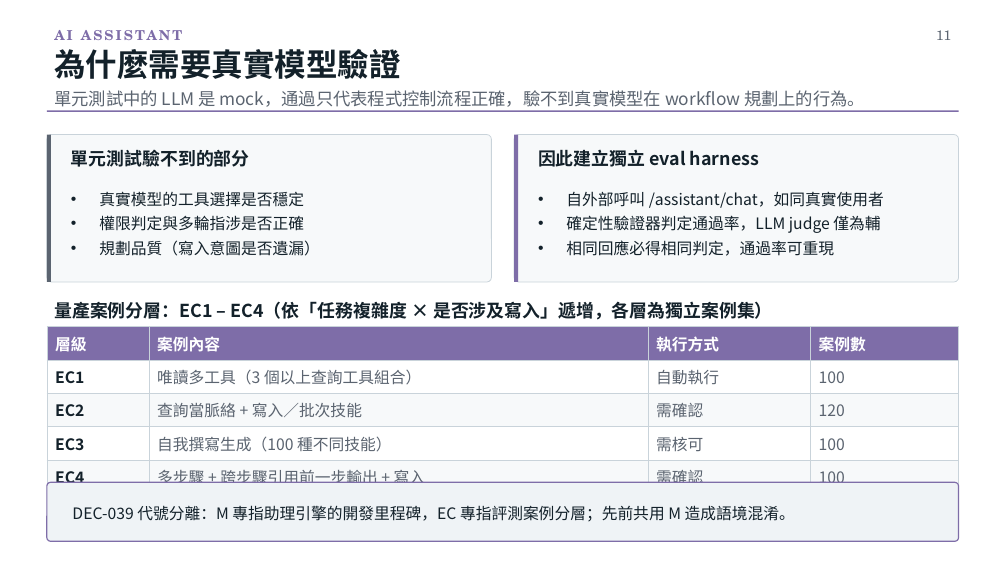
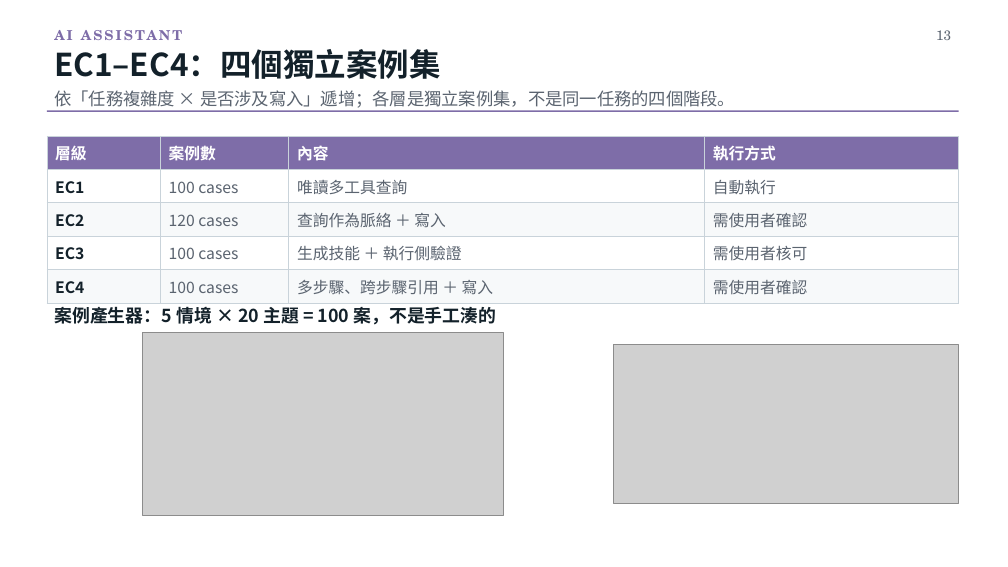
Before and after one commit to billwu101/CloudDrive, a slide deck: slide 13 of doc/ppt/CloudDrive_專題報告_v3.0.pptx (slide 11 before the commit). Drawn at 1008x567 pixels with LibreOffice and Linux fonts; fonts in the diff are those of the drawing; grey boxes stand for pictures. Boxes give left, top, right and bottom in pixels: in the first picture for what was removed or moved away, otherwise in the second. Text is boxed around its words. In the diff, an @@ line names an element or a change of style, - is before the commit and + after.

```diff
--- a/doc/ppt/CloudDrive_專題報告_v3.0.pptx
+++ b/doc/ppt/CloudDrive_專題報告_v3.0.pptx
@@ text at (x1=54, y1=49, x2=440, y2=79): text changed @@
-為什麼需要真實模型驗證
+EC1–EC4：四個獨立案例集
@@ text at (x1=936, y1=30, x2=951, y2=40): text changed @@
-11
+13
@@ text at (x1=54, y1=90, x2=735, y2=111): text changed @@
-單元測試中的 LLM 是 mock，通過只代表程式控制流程正確，驗不到真實模型在 workflow 規劃上的行為。
+依「任務複雜度 × 是否涉及寫入」遞增；各層是獨立案例集，不是同一任務的四個階段。
@@ rounded rectangle removed at (x1=47, y1=135, x2=492, y2=282) @@
@@ rectangle removed at (x1=47, y1=135, x2=51, y2=282) @@
@@ table added at (x1=47, y1=136, x2=959, y2=299), 5 rows, 4 columns @@
+層級 | 案例數 | 內容 | 執行方式
+EC1 | 100 cases | 唯讀多工具查詢 | 自動執行
+EC2 | 120 cases | 查詢作為脈絡 ＋ 寫入 | 需使用者確認
+EC3 | 100 cases | 生成技能 ＋ 執行側驗證 | 需使用者核可
+EC4 | 100 cases | 多步驟、跨步驟引用 ＋ 寫入 | 需使用者確認
@@ text removed at (x1=71, y1=149, x2=250, y2=167) @@
-單元測試驗不到的部分
@@ rounded rectangle removed at (x1=514, y1=135, x2=959, y2=282) @@
@@ rectangle removed at (x1=514, y1=135, x2=519, y2=282) @@
@@ text removed at (x1=538, y1=150, x2=759, y2=167) @@
-因此建立獨立 eval harness
@@ text removed at (x1=99, y1=191, x2=319, y2=256) @@
-• 真實模型的工具選擇是否穩定
-• 權限判定與多輪指涉是否正確
-• 規劃品質（寫入意圖是否遺漏）
@@ text removed at (x1=566, y1=191, x2=884, y2=256) @@
-• 自外部呼叫 /assistant/chat，如同真實使用者
-• 確定性驗證器判定通過率，LLM judge 僅為輔
-• 相同回應必得相同判定，通過率可重現
@@ table removed at (x1=47, y1=327, x2=959, y2=487), 5 rows, 4 columns @@
-層級 | 案例內容 | 執行方式 | 案例數
-EC1 | 唯讀多工具（3 個以上查詢工具組合） | 自動執行 | 100
-EC2 | 查詢當脈絡 + 寫入／批次技能 | 需確認 | 120
-EC3 | 自我撰寫生成（100 種不同技能） | 需核可 | 100
-EC4 | 多步驟 + 跨步驟引用前一步輸出 + 寫入 | 需確認 | 100
@@ text removed at (x1=54, y1=301, x2=773, y2=320) @@
-量產案例分層：EC1 – EC4（依「任務複雜度 × 是否涉及寫入」遞增，各層為獨立案例集）
@@ text added at (x1=54, y1=307, x2=496, y2=325), 17 pt, text #13212A, bold @@
+案例產生器：5 情境 × 20 主題 = 100 案，不是手工湊的
@@ picture added at (x1=143, y1=333, x2=504, y2=516) @@
@@ picture added at (x1=614, y1=345, x2=959, y2=504) @@
@@ rounded rectangle removed at (x1=47, y1=482, x2=959, y2=541) @@
@@ text removed at (x1=72, y1=505, x2=795, y2=522) @@
-DEC-039 代號分離：M 專指助理引擎的開發里程碑，EC 專指評測案例分層；先前共用 M 造成語境混淆。
```
Also in this commit, not shown: 15 other slides changed, 9 slides added, 6 slides removed, 3 other files.
